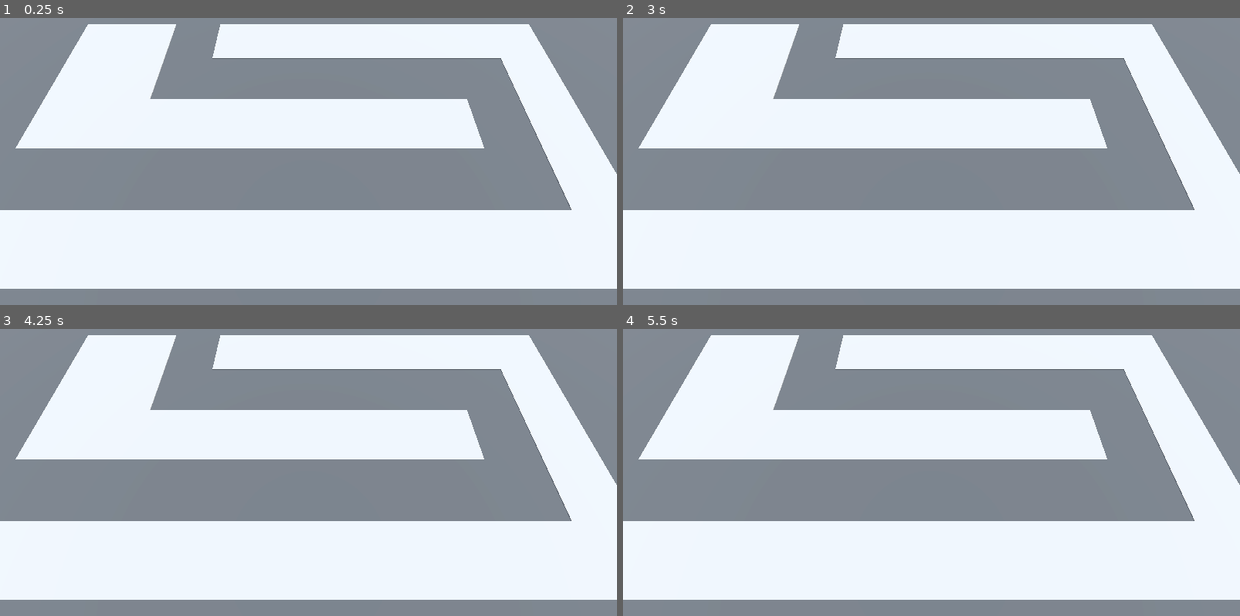
Above: before the commit, frames 1-4 (two rows, left to right).
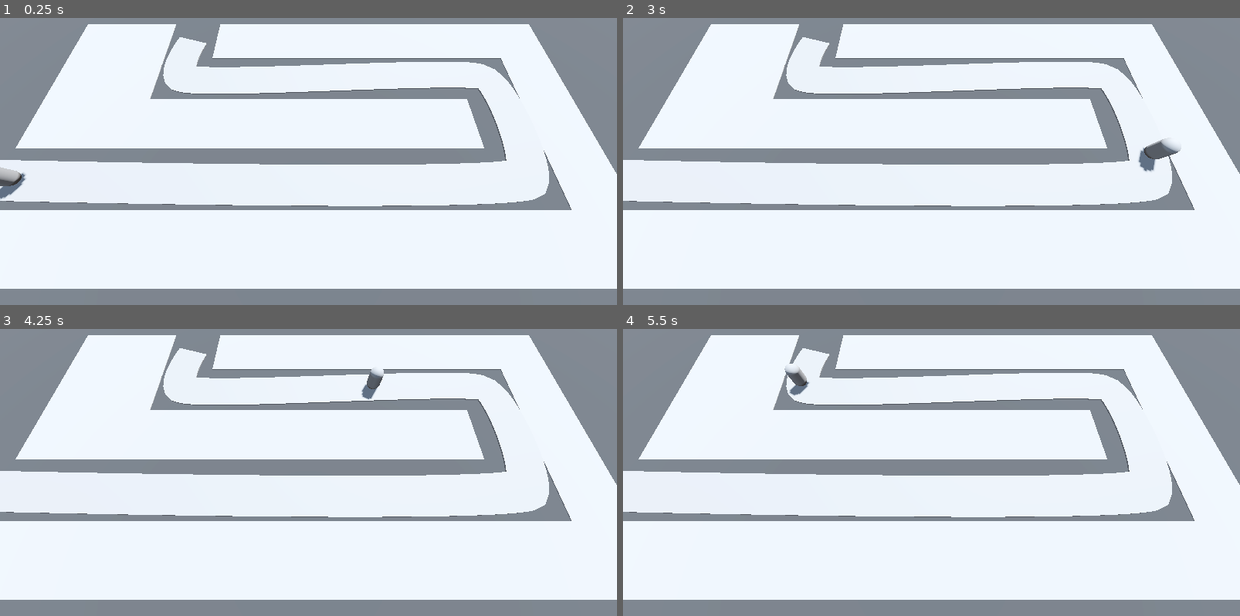
Above: after the commit, the same moments.

Repository: ozgencDev/Barbarian-Blaster
Game: Godot game, scene res://BaseLevel.tscn
Two runs of this game, one before a commit and one after it. Both use one fixed random seed, a clock stepped at 60 frames per second and the inputs below.
Inputs:
- Up to frame 1 (0.25 s): no input
- Up to frame 2 (3 s): no input
- Up to frame 3 (4.25 s): no input
- Up to frame 4 (5.5 s): no input

The runs differ from the first frame. In frame 1, 20% of the frame differs, in the area x 0-89%, y 6-66%; in frame 2, 20%, in the area x 0-91%, y 6-66%; in frame 3, 20%; in frame 4, 20%.

Commit message:
add path and enemy scriot

Diff:
--- a/BaseLevel.tscn
+++ b/BaseLevel.tscn
@@ -1,5 +1,6 @@
-[gd_scene load_steps=6 format=3 uid="uid://dmmrmo7n8c6xq"]
+[gd_scene load_steps=8 format=3 uid="uid://dmmrmo7n8c6xq"]
 
+[ext_resource type="PackedScene" uid="uid://bv7gbdkawif84" path="res://Enemy/enemy.tscn" id="1_5sbch"]
 [ext_resource type="MeshLibrary" uid="uid://b2lii3tfjahx3" path="res://MeshLibrary/SpaceLibrary.tres" id="1_vp3ct"]
 
 [sub_resource type="ProceduralSkyMaterial" id="ProceduralSkyMaterial_blrqv"]
@@ -18,6 +19,13 @@
 [sub_resource type="StandardMaterial3D" id="StandardMaterial3D_in11u"]
 albedo_color = Color(0.247059, 0.247059, 0.247059, 1)
 
+[sub_resource type="Curve3D" id="Curve3D_c8tfh"]
+_data = {
+"points": PackedVector3Array(0, 0, 0, 0, 0, 0, -21.7105, 0, 6.11775, -1, 0, 1, 1, 0, -1, 14, 0, 6, 1, 0, 1, -1, 0, -1, 14, 0, -2, 1, 0, 1, -1, 0, -1, -10, 0, -2, 0, 0, 0, 0, 0, 0, -10, 0, -6),
+"tilts": PackedFloat32Array(0, 0, 0, 0, 0)
+}
+point_count = 5
+
 [node name="Node3D" type="Node3D"]
 
 [node name="WorldEnvironment" type="WorldEnvironment" parent="."]
@@ -35,6 +43,26 @@
 [node name="Camera3D" type="Camera3D" parent="."]
 transform = Transform3D(1, 0, 0, 0, 0.422618, 0.906308, 0, -0.906308, 0.422618, 0, 14.5, 9.5)
 
+[node name="Path3D" type="Path3D" parent="."]
+curve = SubResource("Curve3D_c8tfh")
+
+[node name="Path" type="CSGPolygon3D" parent="Path3D"]
+polygon = PackedVector2Array(-1.3, 0, -1.3, 0.1, 1.3, 0.1, 1.3, 0)
+mode = 2
+path_node = NodePath("..")
+path_interval_type = 0
+path_interval = 0.39
+path_simplify_angle = 0.0
+path_rotation = 2
+path_local = false
+path_continuous_u = true
+path_u_distance = 1.0
+path_joined = false
+
+[node name="Enemy" parent="Path3D" instance=ExtResource("1_5sbch")]
+transform = Transform3D(0.00329697, 0, -0.999974, 0, 1, 0, 0.999974, 0, 0.00329697, -21.7105, 0, 6.11775)
+speed = 12.475
+
 [node name="GridMap" type="GridMap" parent="."]
 mesh_library = ExtResource("1_vp3ct")
 cell_size = Vector3(4, 4, 4)
--- /dev/null
+++ b/Enemy/enemy.gd
@@ -0,0 +1,9 @@
+extends PathFollow3D
+
+
+@export var speed: float = 2.5
+
+
+# Called every frame. 'delta' is the elapsed time since the previous frame.
+func _process(delta: float) -> void:
+	progress += delta * speed
--- /dev/null
+++ b/Enemy/enemy.tscn
@@ -0,0 +1,13 @@
+[gd_scene load_steps=3 format=3 uid="uid://bv7gbdkawif84"]
+
+[ext_resource type="Script" path="res://Enemy/enemy.gd" id="1_7443j"]
+
+[sub_resource type="CapsuleMesh" id="CapsuleMesh_wdc25"]
+
+[node name="Enemy" type="PathFollow3D"]
+transform = Transform3D(0.999979, 0, 0, 0, 1, 0, 0, 0, 0.999979, 0, 0, 0)
+script = ExtResource("1_7443j")
+
+[node name="MeshInstance3D" type="MeshInstance3D" parent="."]
+transform = Transform3D(1, 0, 0, 0, 1, 0, 0, 0, 1, 0, 1.1, 0)
+mesh = SubResource("CapsuleMesh_wdc25")
Not shown: 4 places in MeshLibrary/SpaceLibrary.tres that only renumber resources
